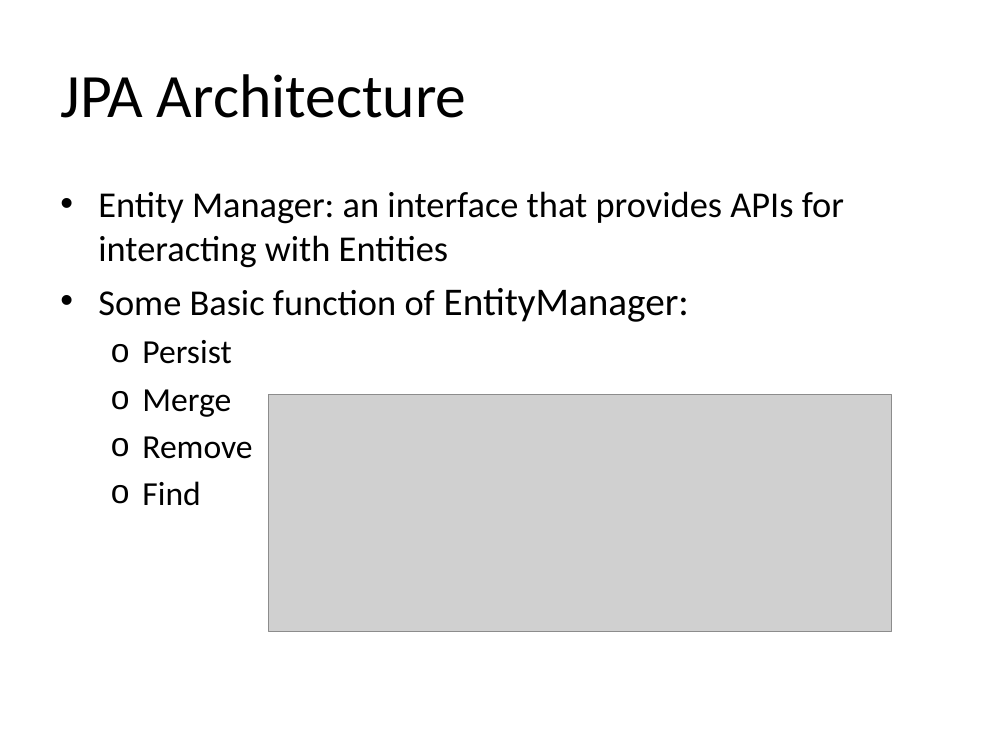
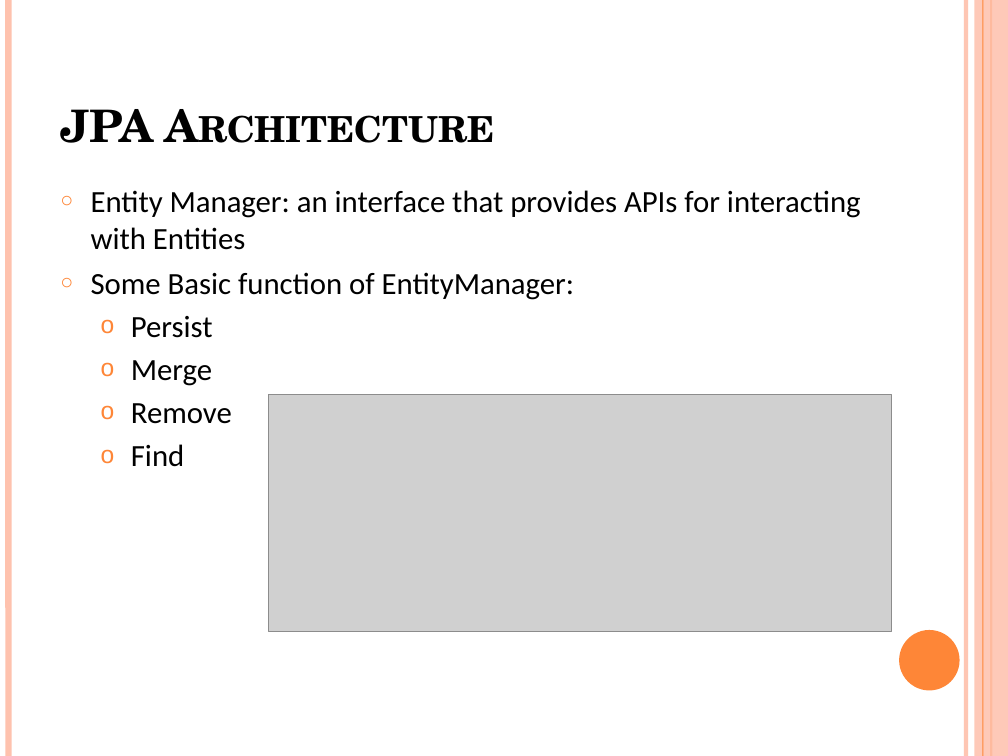
Before and after one commit to java-training-tdt/spring-document, a slide deck: slide 6 of TDT Spring core/slide/Spring JPA.pptx (slide 5 before the commit). Drawn at 1008x756 pixels with LibreOffice and Linux fonts; fonts in the diff are those of the drawing; grey boxes stand for pictures. Boxes give left, top, right and bottom in pixels: in the first picture for what was removed or moved away, otherwise in the second. Text is boxed around its words. In the diff, an @@ line names an element or a change of style, - is before the commit and + after.

```diff
--- a/TDT Spring core/slide/Spring JPA.pptx
+++ b/TDT Spring core/slide/Spring JPA.pptx
@@ line added from (8, 0) to (8, 756), #FEC3AE 4.5 pt @@
@@ line added from (966, 0) to (966, 756), #FEC3AE 3 pt @@
@@ rectangle added at bbox=[975, 0, 1008, 756], fill #FEC3AE at 87% opacity @@
@@ line added from (983, 0) to (983, 756), #FE8637 0.75 pt @@
@@ line added from (991, 0) to (991, 756), #FE8637 1.5 pt @@
@@ title "JPA Architecture" at bbox=[60, 109, 153, 143]: size 44 to 32 pt, font Calibri to TeX Gyre Schola, bold on, small capitals on; vertical alignment middle to bottom @@
@@ text "Entity Manager: an interface that ..." at bbox=[91, 190, 861, 467]: size 26 to 22 pt in "Entity Manager: an interface that provides APIs ...", "Some Basic function of"; size 28 to 22 pt in "EntityManager:"; size 24 to 22 pt in "Persist", "Merge", "Remove", "Find"; bullet • to ○; indent changed @@
@@ ellipse added at bbox=[899, 630, 960, 690], fill #FE8637 @@
```
Also in this commit, not shown: 7 other slides changed, 1 slide added, 3 other files.
